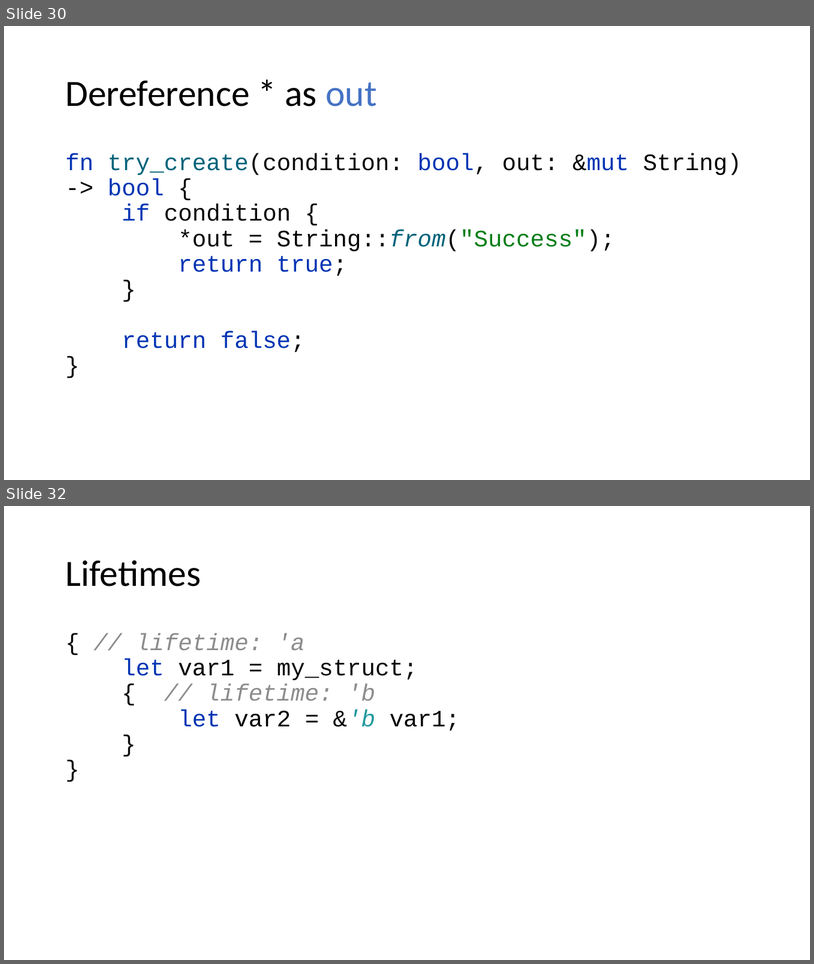
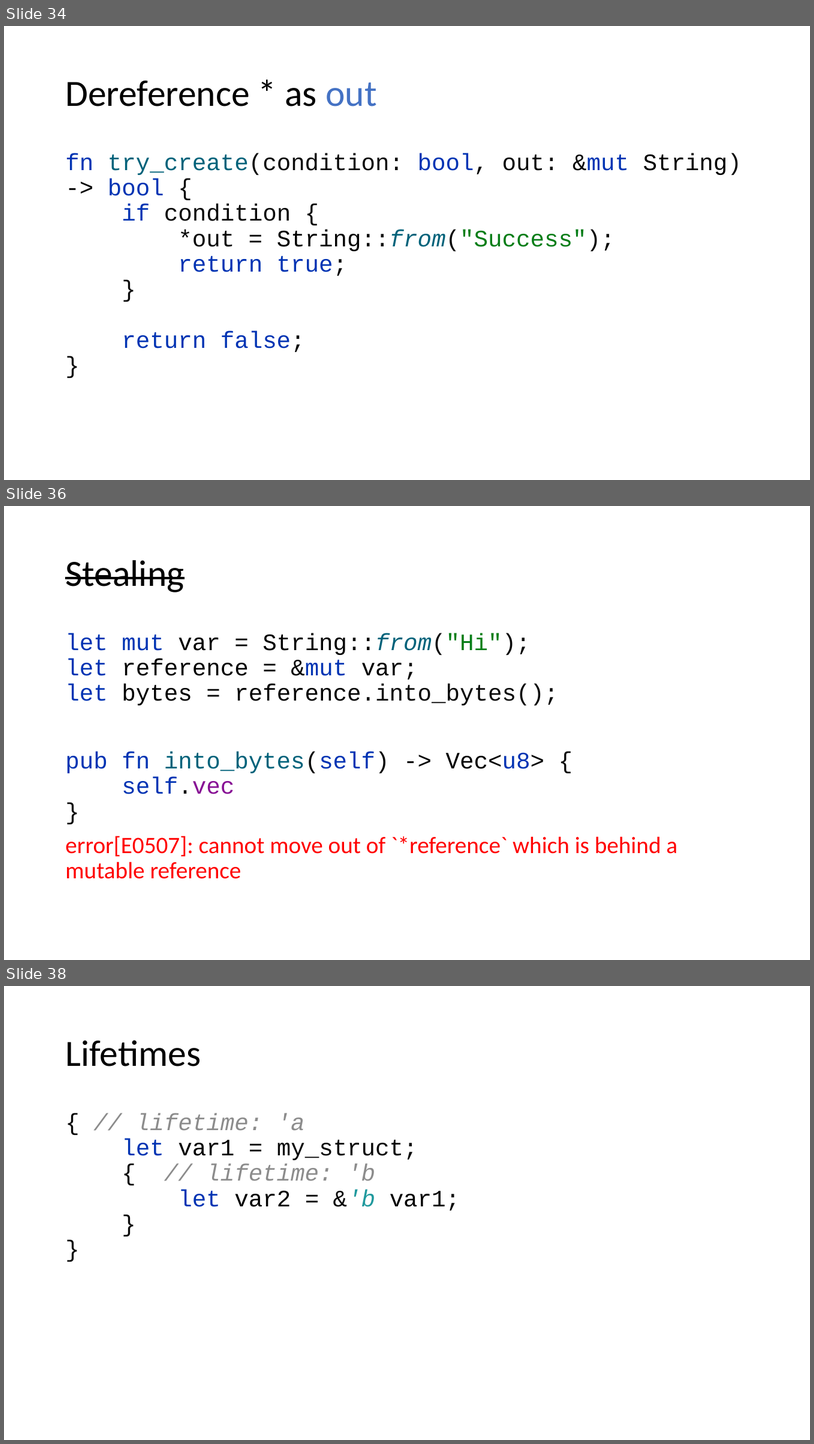
Before and after one commit to kugushev/course-rust-basics, a slide deck: src/02-Ownership/02-Ownership.pptx. Shown one above the other, each under a label of ours: slides 30 and 32 before the commit, slides 34, 36 and 38 after it; the slides between them are not shown. The pictures are 814x964 and 814x1444 pixels, drawn with LibreOffice and Linux fonts; fonts in the diff are those of the drawing. Boxes give left, top, right and bottom in pixels: in the first picture for what was removed or moved away, otherwise in the second. Text is boxed around its words. In the diff, an @@ line names an element or a change of style, - is before the commit and + after.

```diff
--- a/src/02-Ownership/02-Ownership.pptx
+++ b/src/02-Ownership/02-Ownership.pptx
@@ slide 36 added at bbox=[4, 506, 810, 960], background #FFFFFF @@
@@ title added at bbox=[65, 560, 184, 592], 44 pt, text #000000, strikethrough @@
+Stealing
@@ text added at bbox=[65, 633, 678, 879], 28 pt, text #FF0000 @@
+let mut var = String::from("Hi");
+let reference = &mut var;
+let bytes = reference.into_bytes();
+pub fn into_bytes(self) -> Vec<u8> {
+self.vec
+}
+error[E0507]: cannot move out of `*reference` which is behind a mutable reference
@@ what was slide 30 is now slide 34 @@
@@ what was slide 32 is now slide 38 @@
```
Also in this commit, not shown: 5 slides changed, 5 other slides added.
